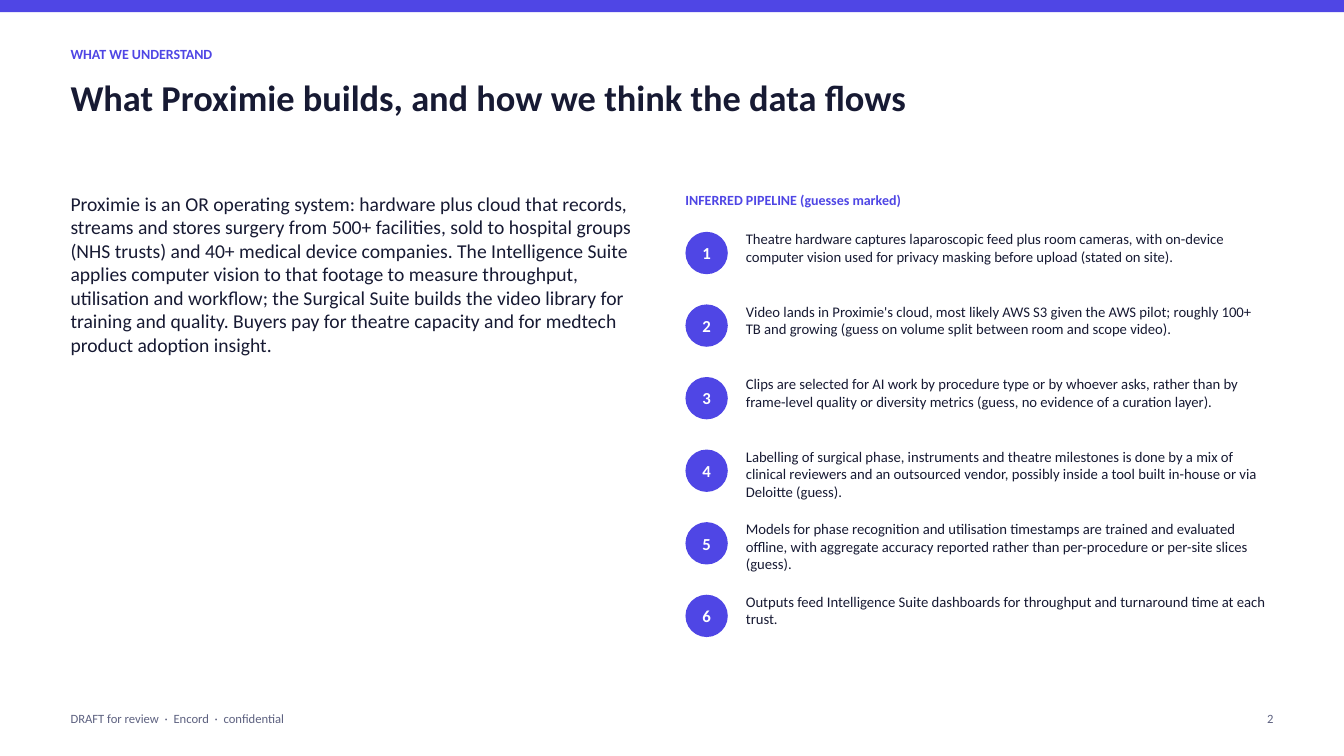
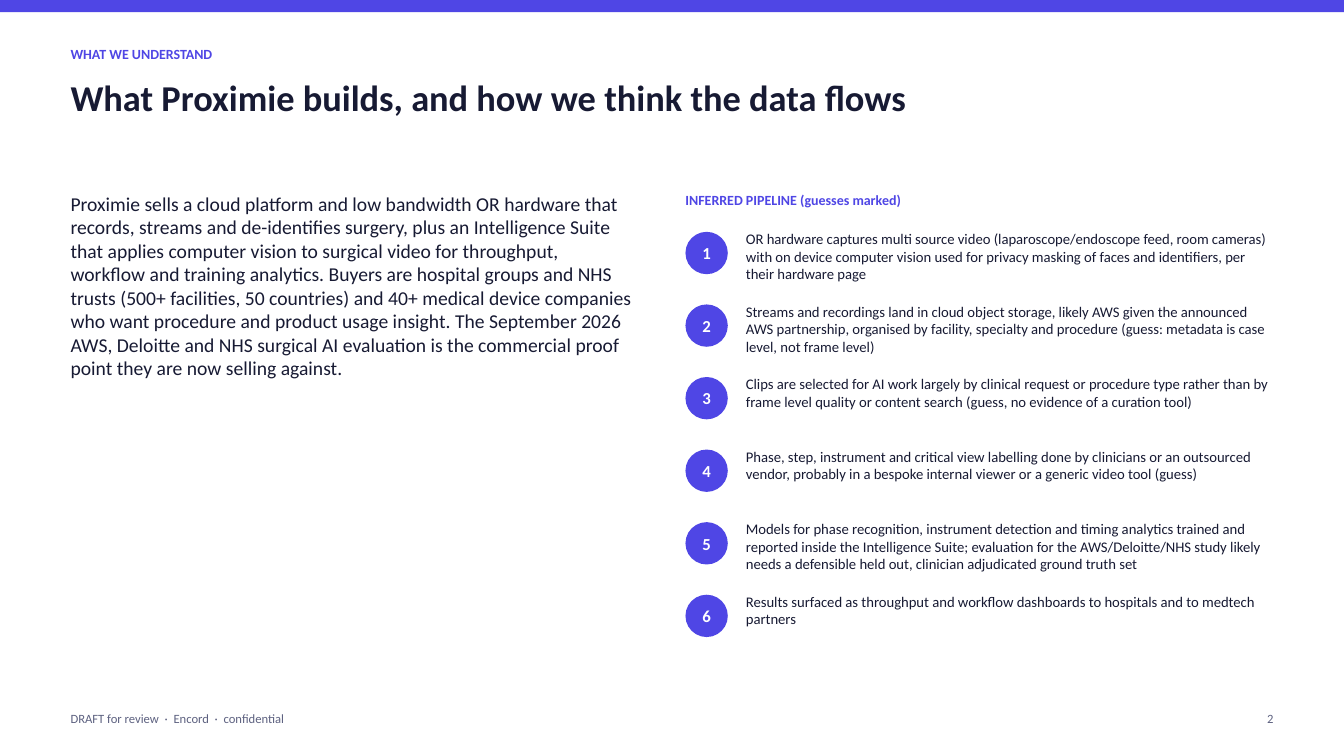
Before and after one commit to qaisak/signal-desk, a slide deck: slide 2 of docs/briefs/proximie.pptx. Drawn at 1344x756 pixels with LibreOffice and Linux fonts; fonts in the diff are those of the drawing. Boxes give left, top, right and bottom in pixels: in the first picture for what was removed or moved away, otherwise in the second. Text is boxed around its words. In the diff, an @@ line names an element or a change of style, - is before the commit and + after.

```diff
--- a/docs/briefs/proximie.pptx
+++ b/docs/briefs/proximie.pptx
@@ text at (x1=71, y1=197, x2=631, y2=379): text changed @@
-Proximie is an OR operating system: hardware plus cloud that records, streams and stores surgery from 500+ facilities, sold to hospital groups (NHS trusts) and 40+ medical device companies. The Intelligence Suite applies computer vision to that footage to measure throughput, utilisation and workflow; the Surgical Suite builds the video library for training and quality. Buyers pay for theatre capacity and for medtech product adoption insight.
+Proximie sells a cloud platform and low bandwidth OR hardware that records, streams and de-identifies surgery, plus an Intelligence Suite that applies computer vision to surgical video for throughput, workflow and training analytics. Buyers are hospital groups and NHS trusts (500+ facilities, 50 countries) and 40+ medical device companies who want procedure and product usage insight. The September 2026 AWS, Deloitte and NHS surgical AI evaluation is the commercial proof point they are now selling against.
@@ text at (x1=746, y1=233, x2=1266, y2=282): text changed @@
-Theatre hardware captures laparoscopic feed plus room cameras, with on-device computer vision used for privacy masking before upload (stated on site).
+OR hardware captures multi source video (laparoscope/endoscope feed, room cameras) with on device computer vision used for privacy masking of faces and identifiers, per their hardware page
@@ text at (x1=746, y1=306, x2=1265, y2=354): text changed @@
-Video lands in Proximie's cloud, most likely AWS S3 given the AWS pilot; roughly 100+ TB and growing (guess on volume split between room and scope video).
+Streams and recordings land in cloud object storage, likely AWS given the announced AWS partnership, organised by facility, specialty and procedure (guess: metadata is case level, not frame level)
@@ text at (x1=746, y1=378, x2=1268, y2=410): text changed @@
-Clips are selected for AI work by procedure type or by whoever asks, rather than by frame-level quality or diversity metrics (guess, no evidence of a curation layer).
+Clips are selected for AI work largely by clinical request or procedure type rather than by frame level quality or content search (guess, no evidence of a curation tool)
@@ text at (x1=746, y1=451, x2=1250, y2=482): text changed @@
-Labelling of surgical phase, instruments and theatre milestones is done by a mix of clinical reviewers and an outsourced vendor, possibly inside a tool built in-house or via Deloitte (guess).
+Phase, step, instrument and critical view labelling done by clinicians or an outsourced vendor, probably in a bespoke internal viewer or a generic video tool (guess)
@@ text at (x1=746, y1=523, x2=1260, y2=572): text changed @@
-Models for phase recognition and utilisation timestamps are trained and evaluated offline, with aggregate accuracy reported rather than per-procedure or per-site slices (guess).
+Models for phase recognition, instrument detection and timing analytics trained and reported inside the Intelligence Suite; evaluation for the AWS/Deloitte/NHS study likely needs a defensible held out, clinician adjudicated ground truth set
@@ text at (x1=746, y1=596, x2=1254, y2=627): text changed @@
-Outputs feed Intelligence Suite dashboards for throughput and turnaround time at each trust.
+Results surfaced as throughput and workflow dashboards to hospitals and to medtech partners
```
Also in this commit, not shown: 6 other slides changed, 9 other files.
